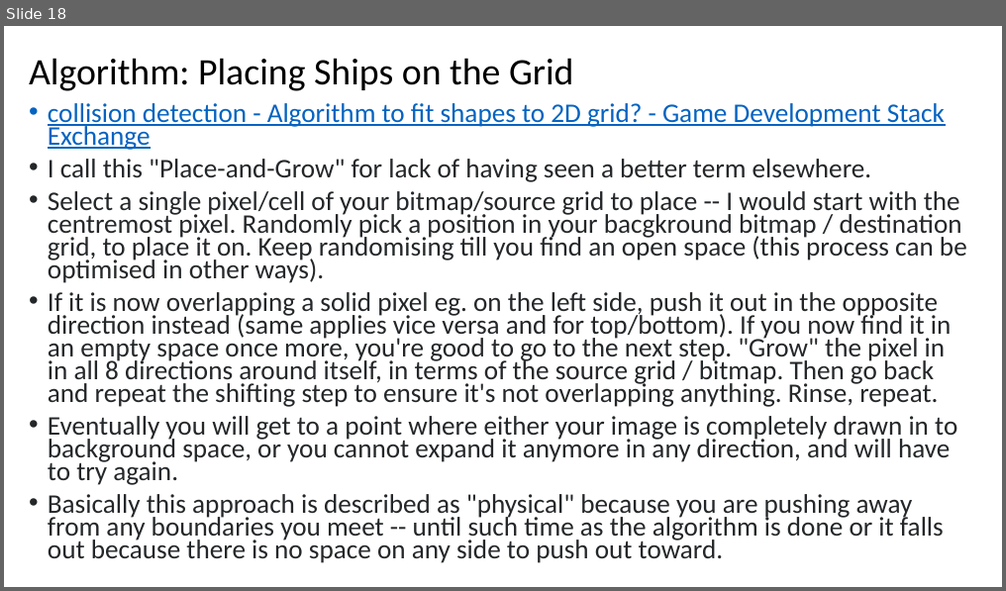
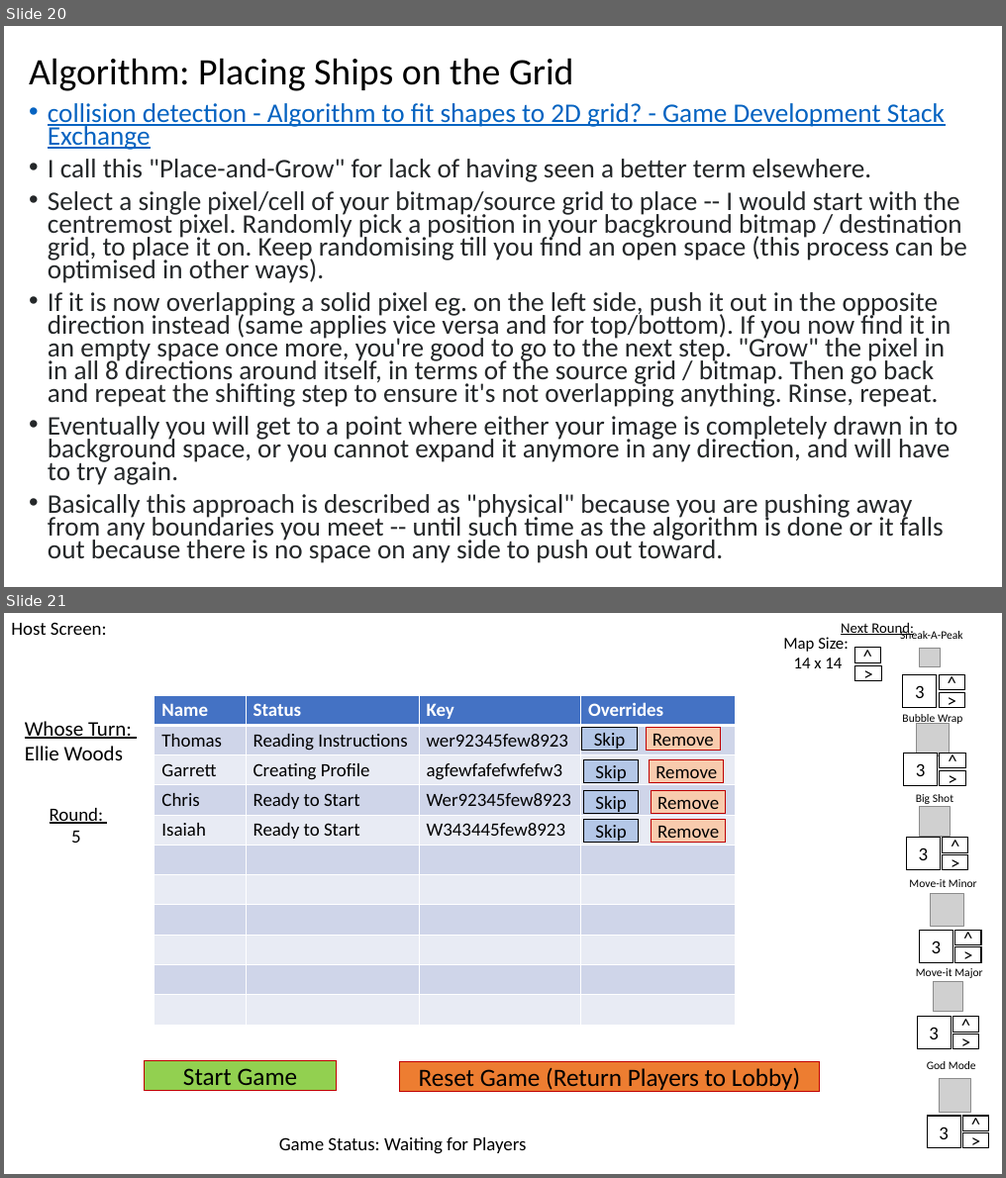
Before and after one commit to GeoffSpielman/BattleBlobs, a slide deck: Not_Code/Ideas.pptx. Shown one above the other, each under a label of ours: slide 18 before the commit, slides 20 and 21 after it. The pictures are 1006x591 and 1006x1178 pixels, drawn with LibreOffice and Linux fonts; fonts in the diff are those of the drawing; grey boxes stand for pictures. Boxes give left, top, right and bottom in pixels: in the first picture for what was removed or moved away, otherwise in the second. Text is boxed around its words. In the diff, an @@ line names an element or a change of style, - is before the commit and + after.

Commit message:
Arriving on the page now creates a playerEntry instance in the database, host page started

```diff
--- a/Not_Code/Ideas.pptx
+++ b/Not_Code/Ideas.pptx
@@ slide 21 added at (4,613,1002,1174), background #FFFFFF @@
@@ text added at (11,622,107,635), 18 pt, text #000000 @@
+Host Screen:
@@ text added at (783,637,848,668), 16 pt, text #000000 @@
+Map Size:
+14 x 14
@@ text added at (841,622,914,637), 14 pt, text #000000, underline @@
+Next Round:
@@ rectangle added at (854,648,880,663), fill #FFFFFF, outline #000000 1 pt, 18 pt, text #000000 @@
+^
@@ rectangle added at (855,666,881,681), fill #FFFFFF, outline #000000 1 pt, 18 pt, text #000000 @@
+>
@@ table added at (154,695,735,1025), 11 rows, 4 columns @@
+Name | Status | Key | Overrides
+Thomas | Reading Instructions | wer92345few8923 | 
+Garrett | Creating Profile | agfewfafefwfefw3 | 
+Chris | Ready to Start | Wer92345few8923 | 
+Isaiah | Ready to Start | W343445few8923 | 
+ |  |  | 
+ |  |  | 
+ |  |  | 
+ |  |  | 
+ |  |  | 
+ |  |  | 
@@ group added at (900,629,965,708): 3 rectangles, 1 picture, 1 text @@
+Sneak-A-Peak
+3
+^
+>
@@ text added at (25,721,132,761), 20 pt, text #000000, underline @@
+Whose Turn:
+Ellie Woods
@@ group added at (902,714,966,786): 3 rectangles, 1 text, 1 picture @@
+Bubble Wrap
+3
+^
+>
@@ text added at (50,808,104,843), 18 pt, text #000000, underline @@
+Round:
+5
@@ group added at (583,728,726,842): 8 rectangles @@
+Skip
+Remove
+Skip
+Skip
+Skip
+Remove
+Remove
+Remove
@@ group added at (906,794,968,870): 3 rectangles, 1 text, 1 picture @@
+Big Shot
+3
+^
+>
@@ group added at (909,879,982,962): 3 rectangles, 1 text, 1 picture @@
+Move-it Minor
+3
+^
+>
@@ group added at (916,968,982,1051): 3 rectangles, 1 picture, 1 text @@
+Move-it Major
+3
+^
+>
@@ rectangle added at (144,1060,337,1090), fill #92D050, outline #C00000 0.75 pt, 24 pt, text #000000 @@
+Start Game
@@ rectangle added at (400,1061,819,1091), fill #ED7D31, outline #C00000 0.75 pt, 24 pt, text #000000 @@
+Reset Game (Return Players to Lobby)
@@ text added at (279,1138,526,1155), 18 pt, text #000000 @@
+Game Status: Waiting for Players
@@ group added at (927,1061,989,1149): 3 rectangles, 1 text, 1 picture @@
+God Mode
+3
+^
+>
@@ what was slide 18 is now slide 20 @@
```
Also in this commit, not shown: 1 slide changed, 4 other slides added, 1 slide removed, 18 other files.
